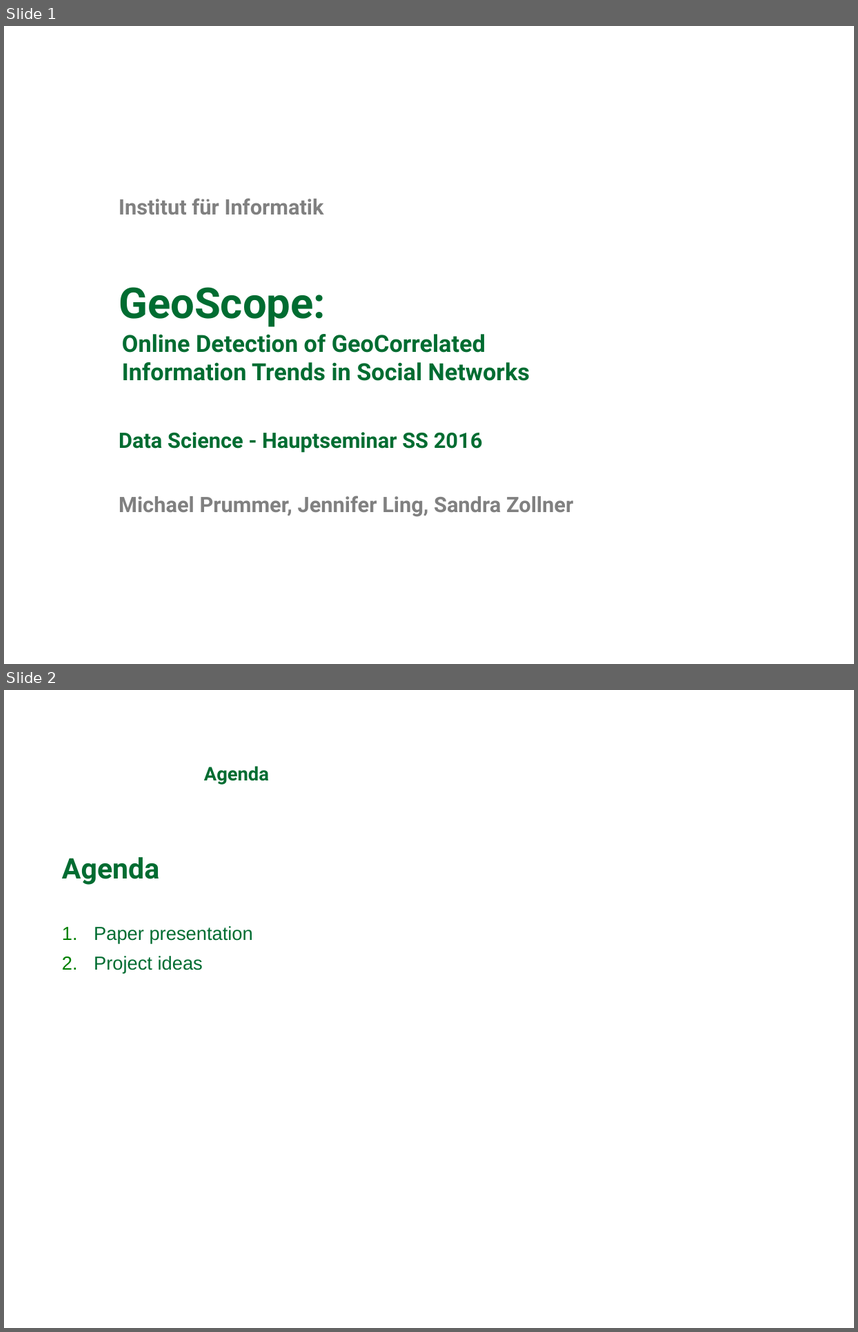
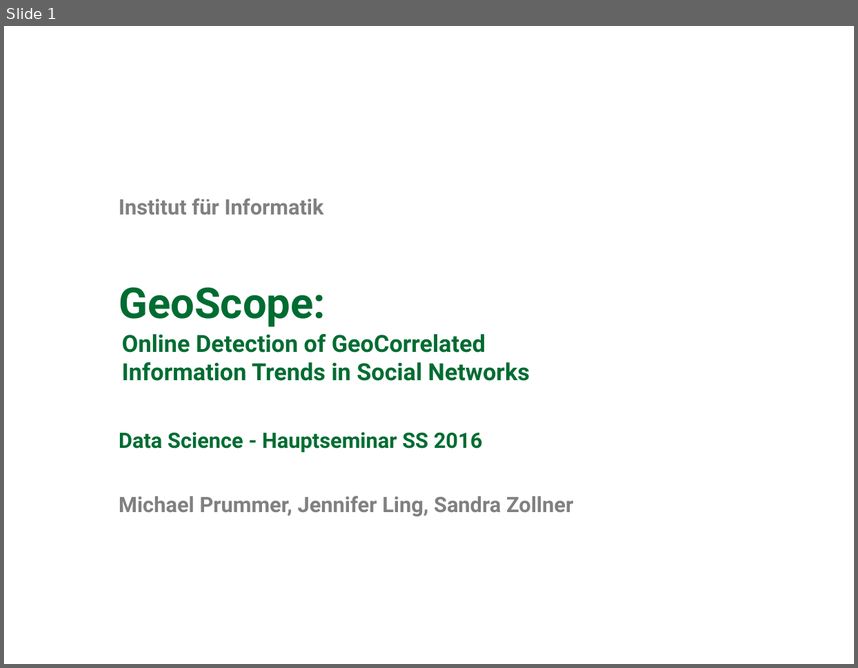
Before and after one commit to michaelprummer/datascience, a slide deck: GeoScope/DataScience1.ppt. Shown one above the other, each under a label of ours: slides 1 and 2 before the commit, slide 1 after it. The pictures are 858x1332 and 858x668 pixels, drawn with LibreOffice and Linux fonts; fonts in the diff are those of the drawing; background and template pictures are left out. Boxes give left, top, right and bottom in pixels: in the first picture for what was removed or moved away, otherwise in the second. Text is boxed around its words. In the diff, an @@ line names an element or a change of style, - is before the commit and + after.

```diff
--- a/GeoScope/DataScience1.ppt
+++ b/GeoScope/DataScience1.ppt
@@ slide 2 removed at (4,690,854,1328), background picture (left out) @@
@@ text removed at (204,766,269,785) @@
-Agenda
@@ text removed at (62,857,159,885) @@
-Agenda
@@ text removed at (94,926,253,973) @@
-1. Paper presentation
-2. Project ideas
```
Also in this commit, not shown: 7 slides changed, 1 other slide removed.
